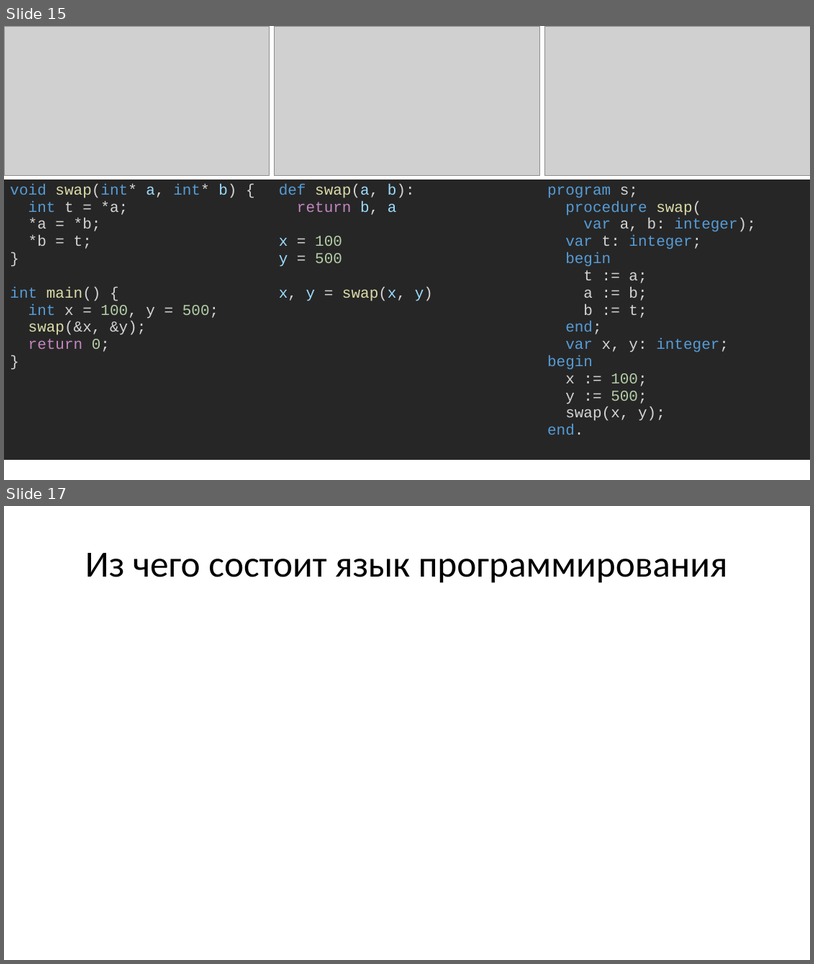
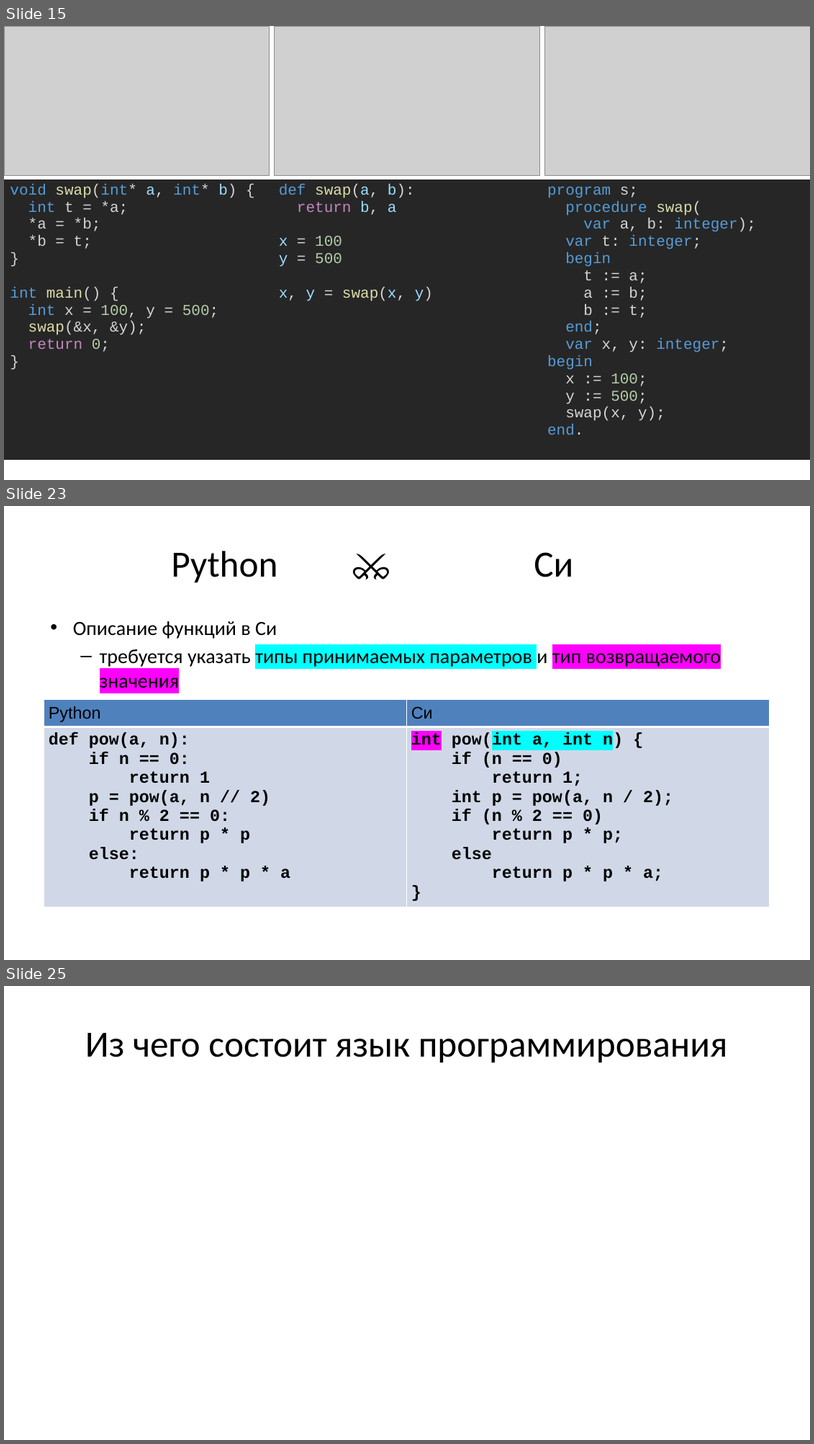
Before and after one commit to Evgueni-Petrov-aka-espetrov/Algorithms-and-Programming-in-C-pptx, a slide deck: 02.75 Лексика и концепции языка Си.pptx. Shown one above the other, each under a label of ours: slides 15 and 17 before the commit, slides 15, 23 and 25 after it; the slides between them are not shown. The pictures are 814x964 and 814x1444 pixels, drawn with LibreOffice and Linux fonts; fonts in the diff are those of the drawing; grey boxes stand for pictures. Boxes give left, top, right and bottom in pixels: in the first picture for what was removed or moved away, otherwise in the second. Text is boxed around its words. In the diff, an @@ line names an element or a change of style, - is before the commit and + after.

```diff
--- a/02.75 Лексика и концепции языка Си.pptx
+++ b/02.75 Лексика и концепции языка Си.pptx
@@ slide 23 added at [4, 506, 810, 960], background #FFFFFF @@
@@ title added at [171, 551, 574, 583], 44 pt, text #000000 @@
+Python ⚔️ Си
@@ text added at [73, 621, 721, 692], 24 pt, text #000000 @@
+• Описание функций в Си
+  – требуется указать типы принимаемых параметров и тип возвращаемого значения
@@ table added at [44, 700, 771, 918], 2 rows, 2 columns @@
+Python | Си
+def pow(a, n): / if n == 0: / return 1 / p = pow(a, n // 2) / if n % 2 == 0: / return p * p / else: / return p * p * a | int pow(int a, int n) { / if (n == 0) / return 1; / int p = pow(a, n / 2); / if (n % 2 == 0) / return p * p; / else / return p * p * a; / }
@@ what was slide 17 is now slide 25 @@
```
Also in this commit, not shown: 7 other slides added.
